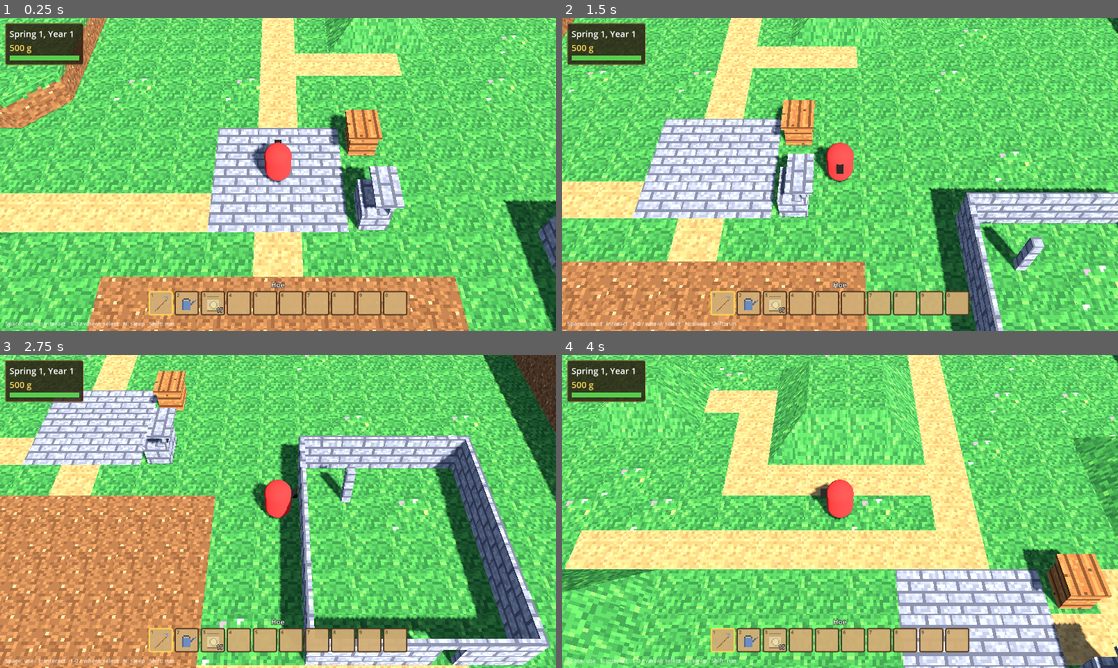
Above: before the commit, frames 1-4 (two rows, left to right).
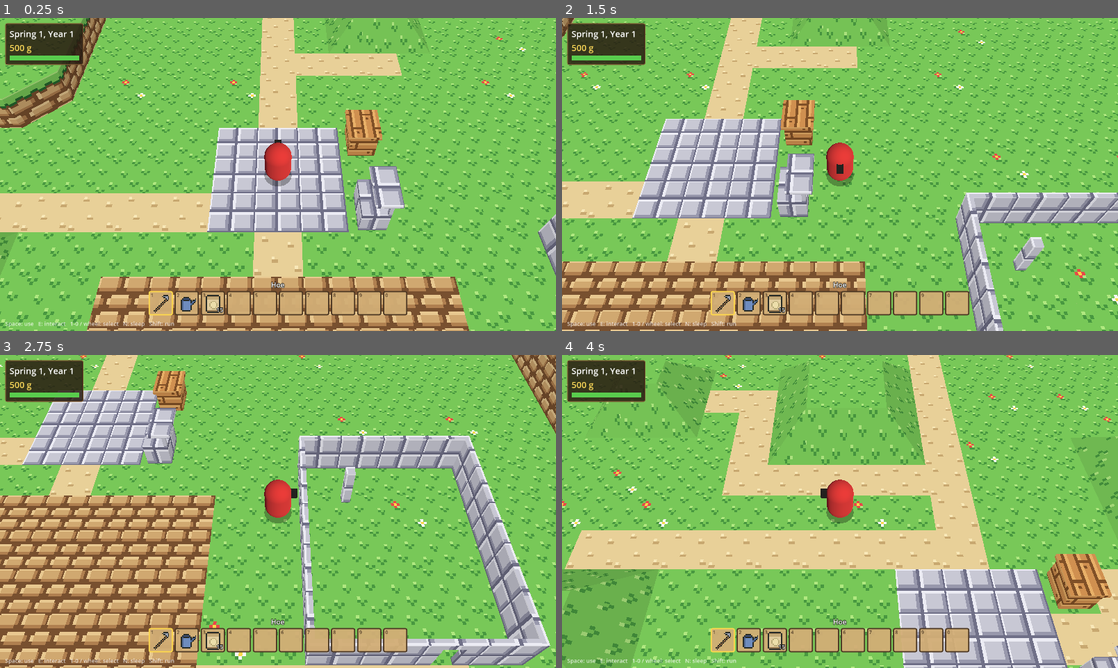
Above: after the commit, the same moments.

Repository: grimechristopher/procedural-game
Game: Godot game, scene res://scenes/main.tscn
Same seed, same stepped clock (60 frames per second), same inputs: the game is played once before the commit and once after it.
Inputs (mouse positions are in pixels of both pictures, inside the frame that each line leads up to):
- Up to frame 1 (0.25 s): no input
- Up to frame 2 (1.5 s): tap Enter at 0.5 s; move the mouse to (962, 158) at 0.52 s; hold D (move_right) 0.53-1.28 s; hold Mouse wheel down (hotbar_next) 0.53-1.28 s; click (962, 158) at 0.67 s; move the mouse to (728, 190) at 1.27 s; hold S (move_down) from 1.28 s (still down); tap Mouse wheel up (hotbar_prev) at 1.35 s
- Up to frame 3 (2.75 s): move the mouse to (333, 442) at 2.02 s; release S (move_down) at 2.03 s; hold D (move_right) from 2.03 s (still down); hold E (interact) from 2.03 s (still down)
- Up to frame 4 (4 s): move the mouse to (812, 574) at 2.77 s; release D (move_right) at 2.78 s; release E (interact) at 2.78 s; hold W (move_up) 2.78-3.53 s; tap R (regenerate) at 2.85 s; click (812, 574) at 2.92 s; move the mouse to (1006, 558) at 3.52 s; hold A (move_left) from 3.53 s (still down); hold Shift (run) from 3.53 s (still down)

The runs differ from the first frame. In frame 1, 81% of the frame differs, in the area x 0-100%, y 0-100%; in frame 2, 83%; in frame 3, 85%; in frame 4, 79%.

Commit message:
Restyle art after Pokemon HGSS
- Tileset redrawn with a small bright palette and ordered patterns:
  tufted grass, pebbled sand, bevelled paving, staggered cliff stones
  under a grass lip, outlined planks and soil.
- Blocks render unlit through a small shader that shades each face by
  its world-space direction (tops brightest, away-facing darkest), for
  the flat DS look; cast shadows replaced by a blob shadow under the
  player.
- Crop sprites get dark outlines and render unlit to match.

Co-Authored-By: Claude Opus 5.5 <noreply@anthropic.com>
Claude-Session: https://claude.ai/code/session_01QBAyNdiLYtBbpQzeaWaTYf

Diff:
--- /dev/null
+++ b/assets/block.gdshader
@@ -0,0 +1,28 @@
+// Unlit pixel-art blocks with a fixed brightness per face direction, lit
+// from the south-west the way HGSS shades its cliffs: tops brightest, faces
+// toward the camera next, east/west a bit darker, faces turned away darkest.
+shader_type spatial;
+render_mode unshaded;
+
+uniform sampler2D tileset : source_color, filter_nearest;
+
+varying vec3 world_normal;
+
+void vertex() {
+	world_normal = normalize((MODEL_MATRIX * vec4(NORMAL, 0.0)).xyz);
+}
+
+void fragment() {
+	vec3 n = world_normal;
+	float shade;
+	if (n.y > 0.99) {
+		shade = 1.0;
+	} else if (n.y > 0.1) {
+		shade = 0.9 + 0.1 * n.z - 0.03 * n.x;
+	} else if (n.y < -0.5) {
+		shade = 0.5;
+	} else {
+		shade = 0.8 + 0.08 * n.z - 0.04 * n.x;
+	}
+	ALBEDO = texture(tileset, UV).rgb * shade;
+}
--- a/scenes/main.tscn
+++ b/scenes/main.tscn
@@ -8,11 +8,11 @@
 
 [sub_resource type="Environment" id="Env"]
 background_mode = 1
-background_color = Color(0.53, 0.75, 0.92, 1)
+background_color = Color(0.53, 0.8, 0.97, 1)
 ambient_light_source = 2
 ambient_light_color = Color(0.75, 0.85, 1, 1)
 ambient_light_energy = 0.35
-tonemap_mode = 2
+tonemap_mode = 0
 
 [sub_resource type="StandardMaterial3D" id="BodyMat"]
 albedo_color = Color(0.85, 0.2, 0.2, 1)
@@ -24,6 +24,18 @@
 
 [sub_resource type="StandardMaterial3D" id="NoseMat"]
 albedo_color = Color(0.1, 0.1, 0.1, 1)
+
+[sub_resource type="StandardMaterial3D" id="ShadowMat"]
+transparency = 1
+shading_mode = 0
+albedo_color = Color(0, 0, 0, 0.3)
+
+[sub_resource type="CylinderMesh" id="ShadowMesh"]
+material = SubResource("ShadowMat")
+top_radius = 0.32
+bottom_radius = 0.32
+height = 0.01
+radial_segments = 16
 
 [sub_resource type="BoxMesh" id="NoseMesh"]
 material = SubResource("NoseMat")
@@ -38,7 +50,6 @@
 [node name="Sun" type="DirectionalLight3D" parent="."]
 transform = Transform3D(0.866, -0.354, 0.354, 0, 0.707, 0.707, -0.5, -0.612, 0.612, 0, 10, 0)
 light_color = Color(1, 0.95, 0.85, 1)
-shadow_enabled = true
 
 [node name="World" type="GridMap" parent="."]
 script = ExtResource("2_world")
@@ -57,6 +68,11 @@
 transform = Transform3D(1, 0, 0, 0, 1, 0, 0, 0, 1, 0, 0.7, -0.32)
 mesh = SubResource("NoseMesh")
 
+[node name="Shadow" type="MeshInstance3D" parent="Player"]
+transform = Transform3D(1, 0, 0, 0, 1, 0, 0, 0, 1, 0, 0.01, 0)
+cast_shadow = 0
+mesh = SubResource("ShadowMesh")
+
 [node name="Camera" type="Camera3D" parent="Player"]
 transform = Transform3D(1, 0, 0, 0, 0.6018, 0.7986, 0, -0.7986, 0.6018, 0, 8, 6)
 fov = 40.0
--- a/scripts/farm.gd
+++ b/scripts/farm.gd
@@ -263,7 +263,7 @@
 		sprite.billboard = BaseMaterial3D.BILLBOARD_FIXED_Y
 		sprite.texture_filter = BaseMaterial3D.TEXTURE_FILTER_NEAREST
 		sprite.alpha_cut = SpriteBase3D.ALPHA_CUT_DISCARD
-		sprite.shaded = true
+		sprite.shaded = false
 		add_child(sprite)
 		_sprites[cell] = sprite
 	sprite.region_rect = Crops.region(Crops.sprite_cell(plots[cell]))
--- a/scripts/world.gd
+++ b/scripts/world.gd
@@ -61,6 +61,7 @@
 const TEX_ROWS := 3
 
 const TILESET := preload("res://assets/tileset.png")
+const BLOCK_SHADER := preload("res://assets/block.gdshader")
 
 const GROUND_LAYER := -1
 const TOP_LAYER := 3
@@ -706,9 +707,9 @@
 # are modeled rising toward -Z; GridMap orientation rotates them.
 
 func _build_mesh_library() -> MeshLibrary:
-	var mat := StandardMaterial3D.new()
-	mat.albedo_texture = TILESET
-	mat.texture_filter = BaseMaterial3D.TEXTURE_FILTER_NEAREST
+	var mat := ShaderMaterial.new()
+	mat.shader = BLOCK_SHADER
+	mat.set_shader_parameter("tileset", TILESET)
 
 	# Which tileset tile each kind of face uses.
 	var grass_block := { top = Tex.GRASS, side = Tex.GRASS_SIDE, slope = Tex.GRASS }
Binary file changed: assets/crops.png
Binary file changed: assets/tileset.png
Not shown: 1 places in scenes/main.tscn that only renumber resources
Not shown, changed: tools/make_crops.py
Not shown, changed: tools/make_tileset.py
